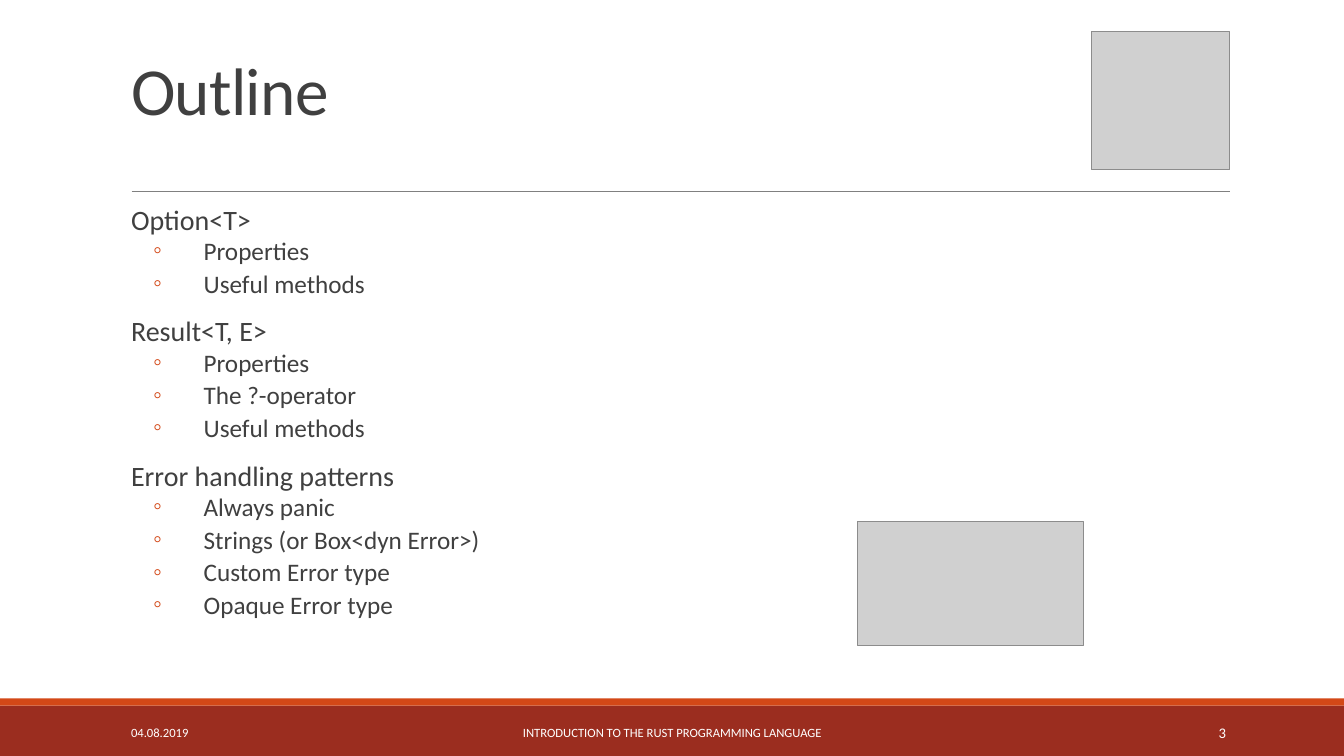
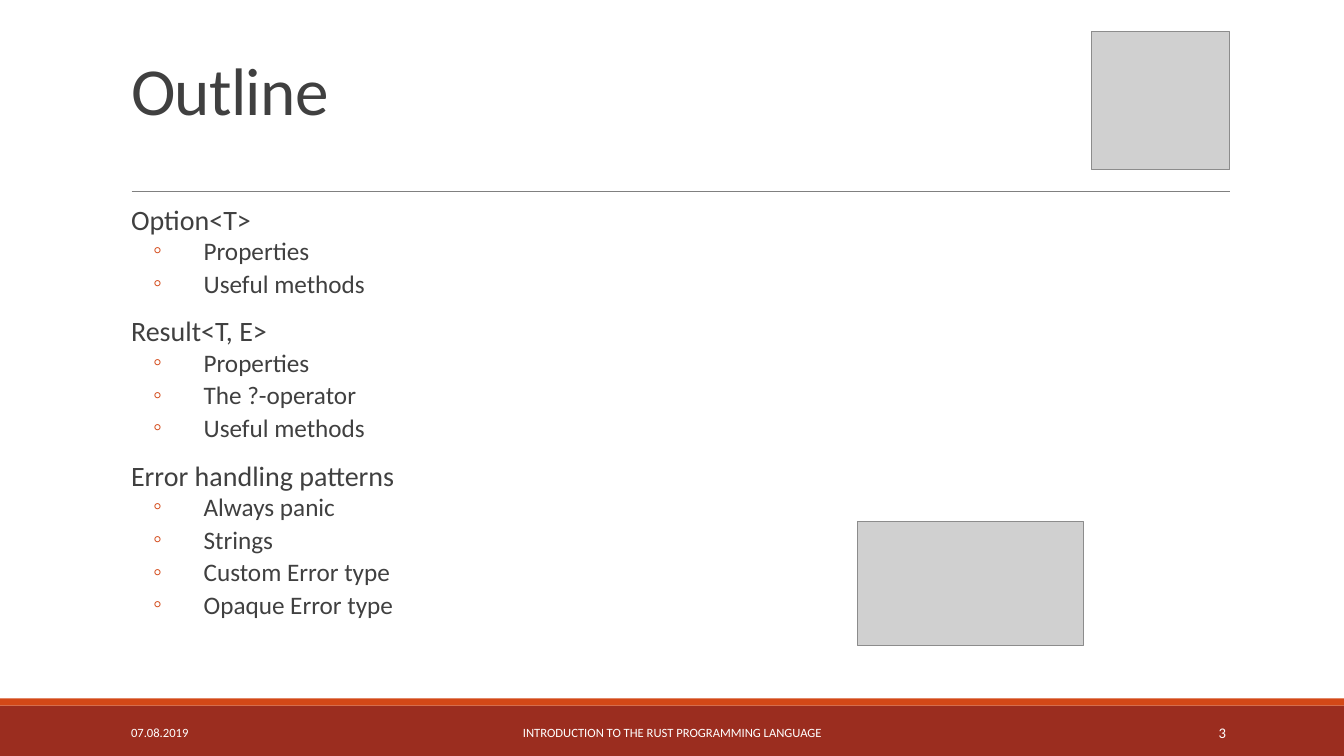
Before and after one commit to MattesWhite/meetup_franken, a slide deck: slide 3 of meetup_1/error_handling/error_handling.pptx. Drawn at 1344x756 pixels with LibreOffice and Linux fonts; fonts in the diff are those of the drawing; grey boxes stand for pictures. Boxes give left, top, right and bottom in pixels: in the first picture for what was removed or moved away, otherwise in the second. Text is boxed around its words. In the diff, an @@ line names an element or a change of style, - is before the commit and + after.

```diff
--- a/meetup_1/error_handling/error_handling.pptx
+++ b/meetup_1/error_handling/error_handling.pptx
@@ text at box(204, 531, 273, 554): text changed @@
-  ◦ Strings (or Box<dyn Error>)
+  ◦ Strings
@@ text at box(131, 728, 188, 737): text changed @@
-04.08.2019
+07.08.2019
```
Also in this commit, not shown: 4 other slides changed, 7 slides added, 2 other files.
